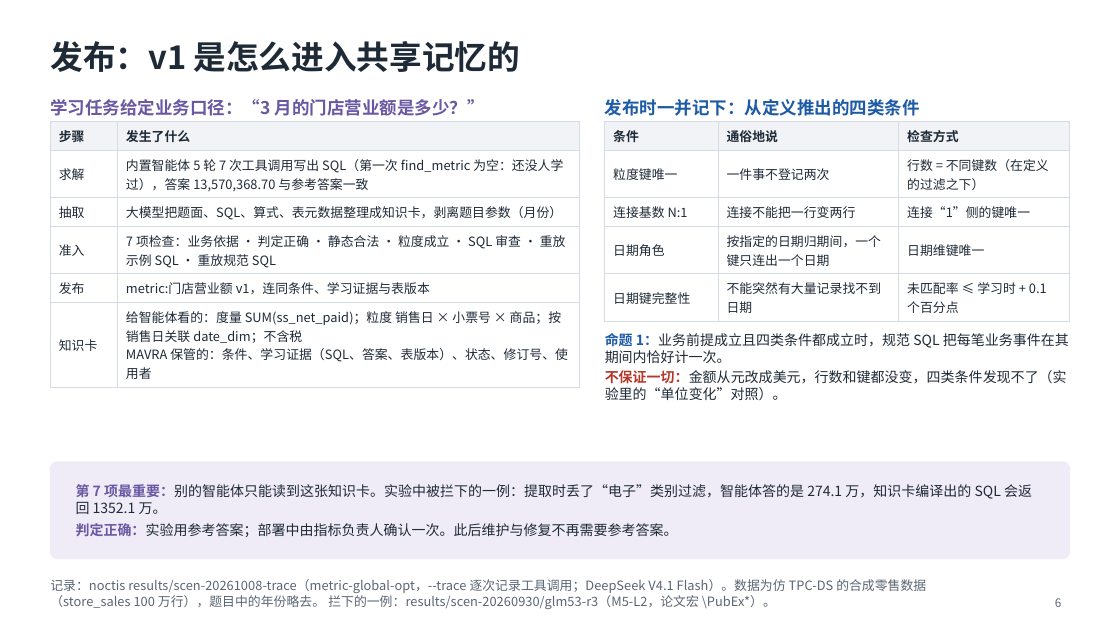
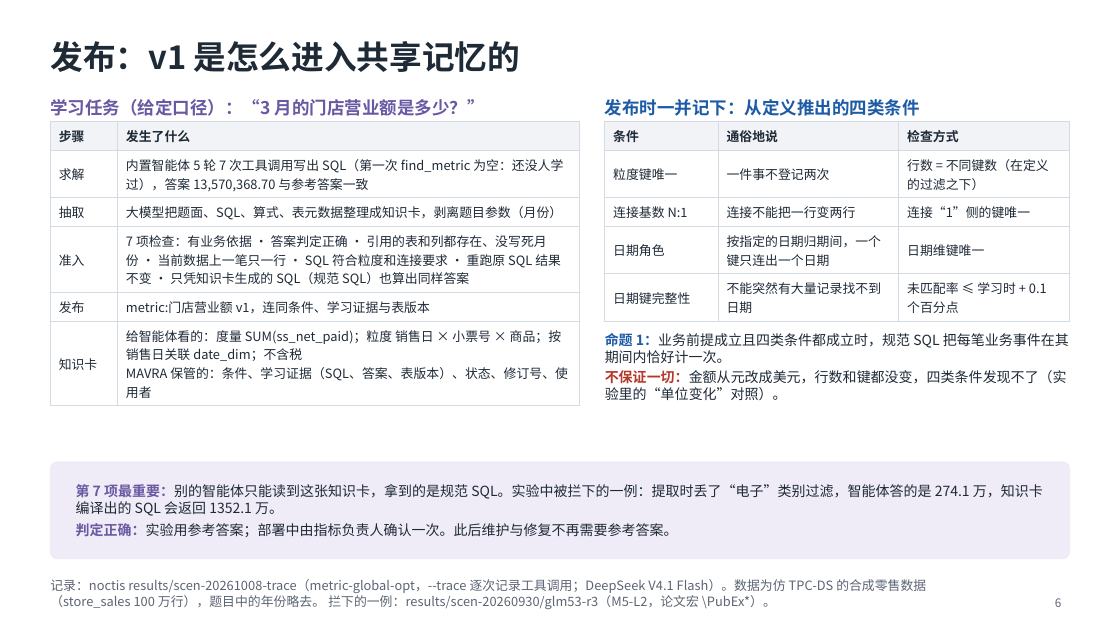
Before and after one commit to mmmttt000045/agent4db-adapter, a slide deck: slide 6 of docs/mavra-system.pptx. Drawn at 1120x630 pixels with LibreOffice and Linux fonts; fonts in the diff are those of the drawing. Boxes give left, top, right and bottom in pixels: in the first picture for what was removed or moved away, otherwise in the second. Text is boxed around its words. In the diff, an @@ line names an element or a change of style, - is before the commit and + after.

```diff
--- a/docs/mavra-system.pptx
+++ b/docs/mavra-system.pptx
@@ text at (50, 99, 485, 116): text changed @@
-学习任务给定业务口径：“3 月的门店营业额是多少？”
+学习任务（给定口径）：“3 月的门店营业额是多少？”
@@ table at (50, 122, 580, 402) @@
-row 4, column 2: 7 项检查：业务依据 · 判定正确 · 静态合法 · 粒度成立 · SQL 审查 · 重放示例 SQL · 重放规范 SQL
+row 4, column 2: 7 项检查：有业务依据 · 答案判定正确 · 引用的表和列都存在、没写死月份 · 当前数据上一笔只一行 · SQL 符合粒度和连接要求 · 重跑原 SQL 结果不变 · 只凭知识卡生成的 SQL（规范 SQL）也算出同样答案
@@ text at (76, 483, 1043, 516): text changed @@
-第 7 项最重要：别的智能体只能读到这张知识卡。实验中被拦下的一例：提取时丢了“电子”类别过滤，智能体答的是 274.1 万，知识卡编译出的 SQL 会返回 1352.1 万。
+第 7 项最重要：别的智能体只能读到这张知识卡，拿到的是规范 SQL。实验中被拦下的一例：提取时丢了“电子”类别过滤，智能体答的是 274.1 万，知识卡编译出的 SQL 会返回 1352.1 万。
```
Also in this commit, not shown: 9 other slides changed, 2 other files.
